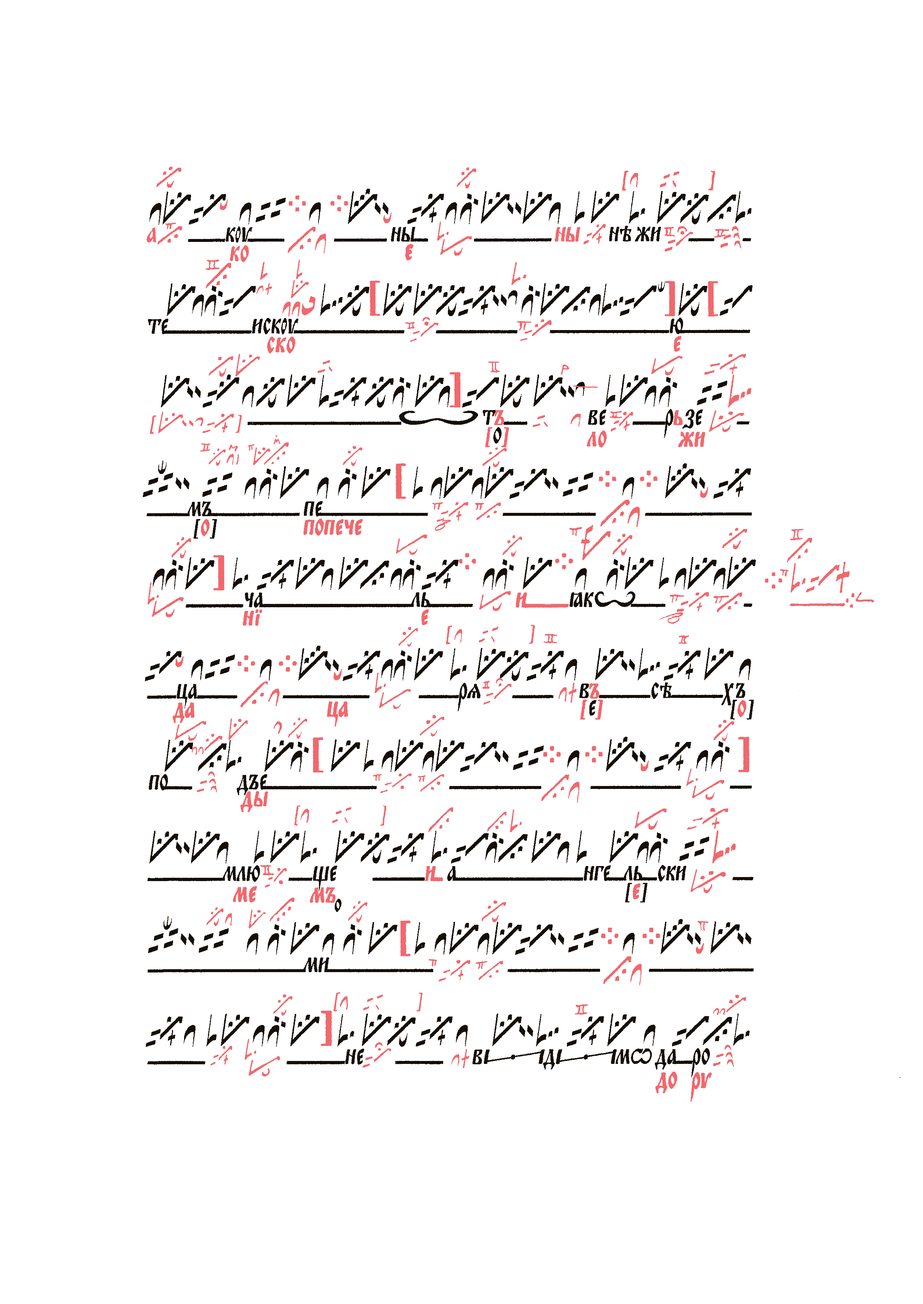
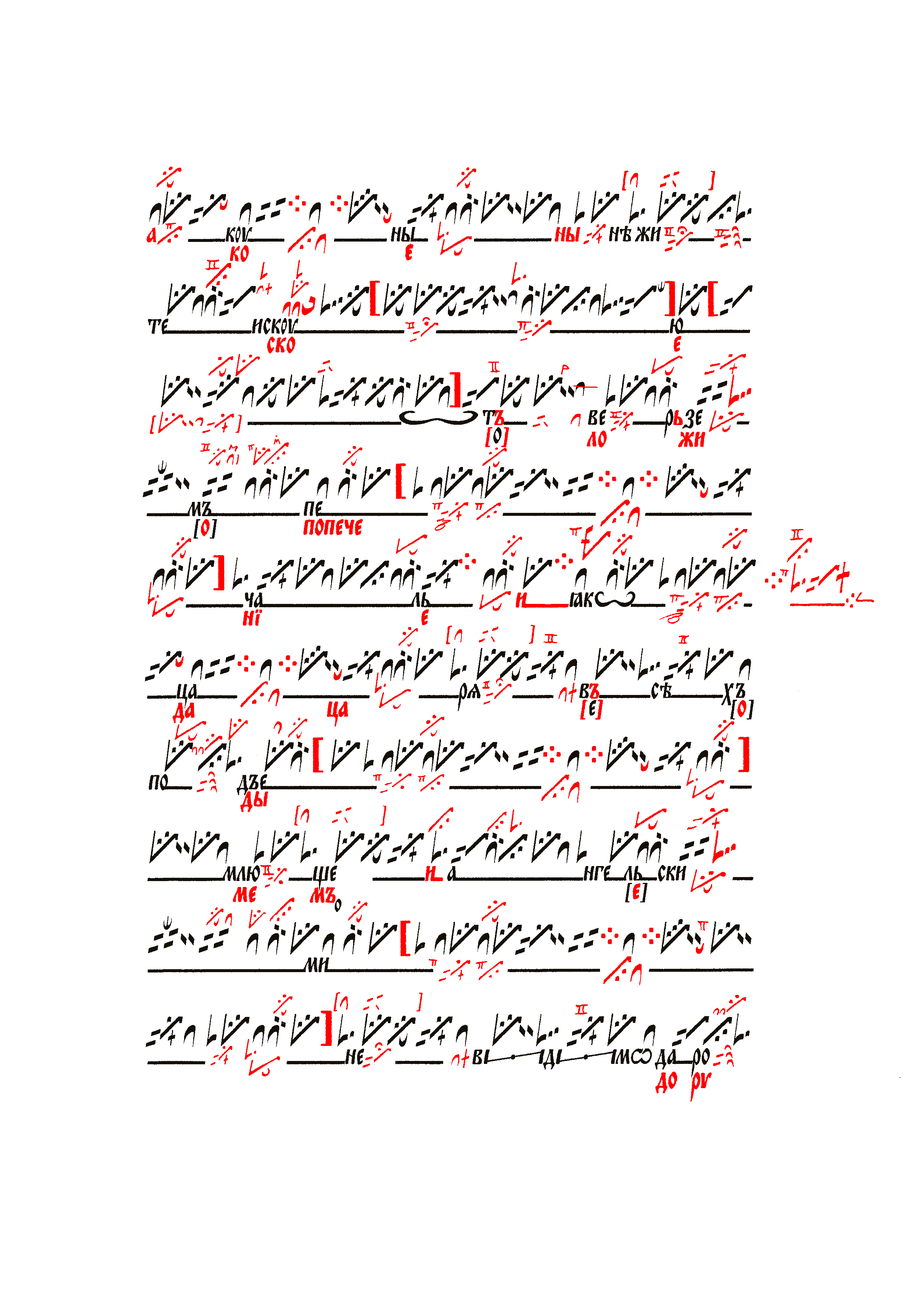
The second 923px x 1304px image is a revision of the first. Changes to its layers:
renamed "Киноварь" to "Червила", painted on it over (x1=146, y1=166, x2=874, y2=1103)
painted on "Чернила" over (x1=245, y1=742, x2=744, y2=1075)
